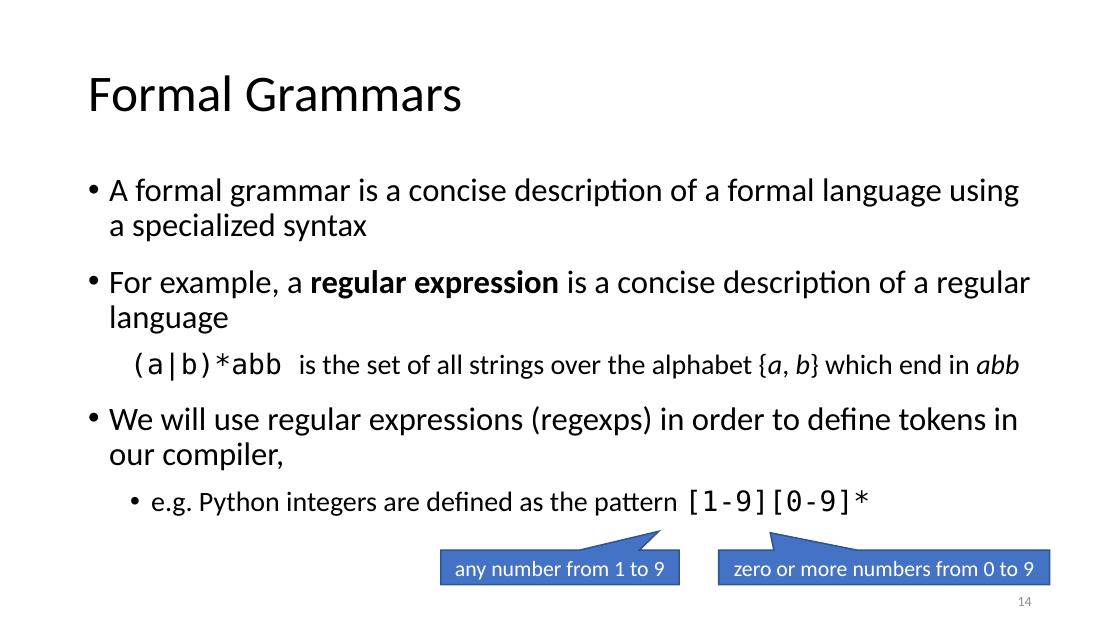
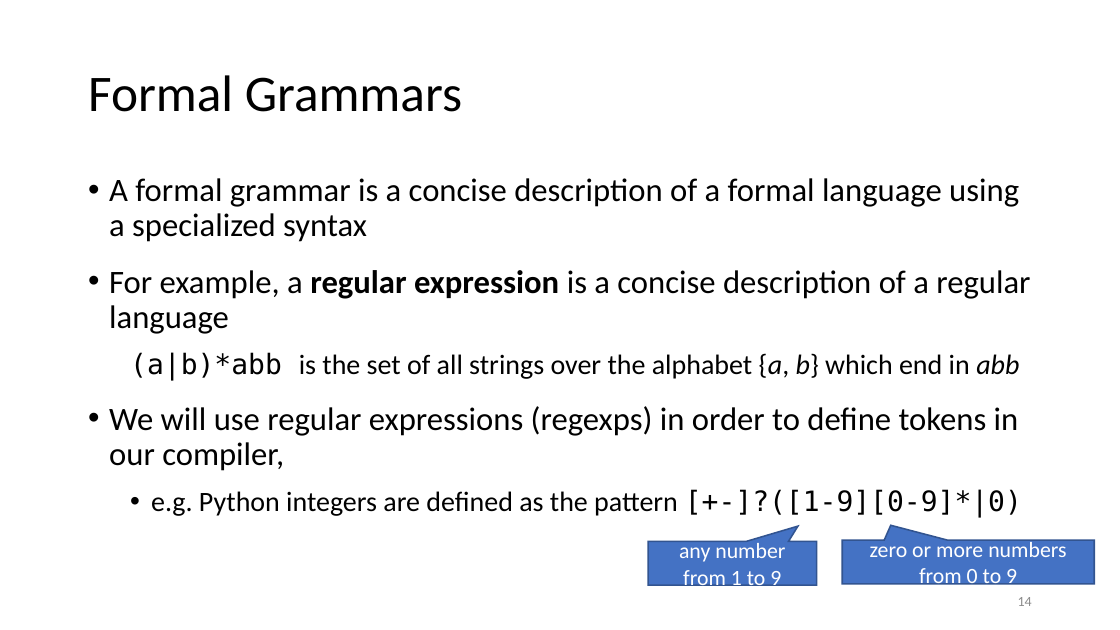
Before and after one commit to anoopsarkar/compilers-class, a slide deck: slide 14 of assets/ppt/lex/lex1-regexp-intro.pptx. Drawn at 1120x630 pixels with LibreOffice and Linux fonts; fonts in the diff are those of the drawing. Boxes give left, top, right and bottom in pixels: in the first picture for what was removed or moved away, otherwise in the second. Text is boxed around its words. In the diff, an @@ line names an element or a change of style, - is before the commit and + after.

Commit message:
updated lex slides

```diff
--- a/assets/ppt/lex/lex1-regexp-intro.pptx
+++ b/assets/ppt/lex/lex1-regexp-intro.pptx
@@ text at (151,489,1022,518): text changed @@
-  • e.g. Python integers are defined as the pattern [1-9][0-9]*
+  • e.g. Python integers are defined as the pattern [+-]?([1-9][0-9]*|0)
@@ speech box "zero or more numbers from ...": place and size @@
-speech box "zero or more numbers from ..." at (719,550,1049,585)
+speech box "zero or more numbers from ..." at (842,540,1094,584)
@@ speech box "zero or more numbers from ..." at (842,540,1094,584): proportions changed @@
@@ speech box "any number from 1 to ..." at (648,541,816,585): proportions changed @@
@@ speech box "any number from 1 to ...": place and size @@
-speech box "any number from 1 to ..." at (441,550,680,585)
+speech box "any number from 1 to ..." at (648,541,816,585)
```
Also in this commit, not shown: 3 other files.
